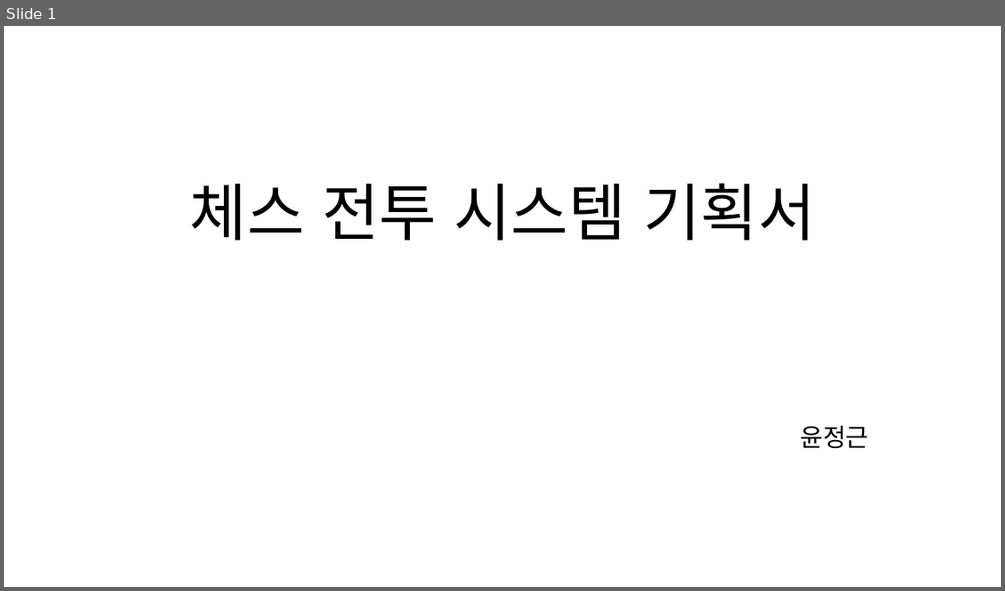
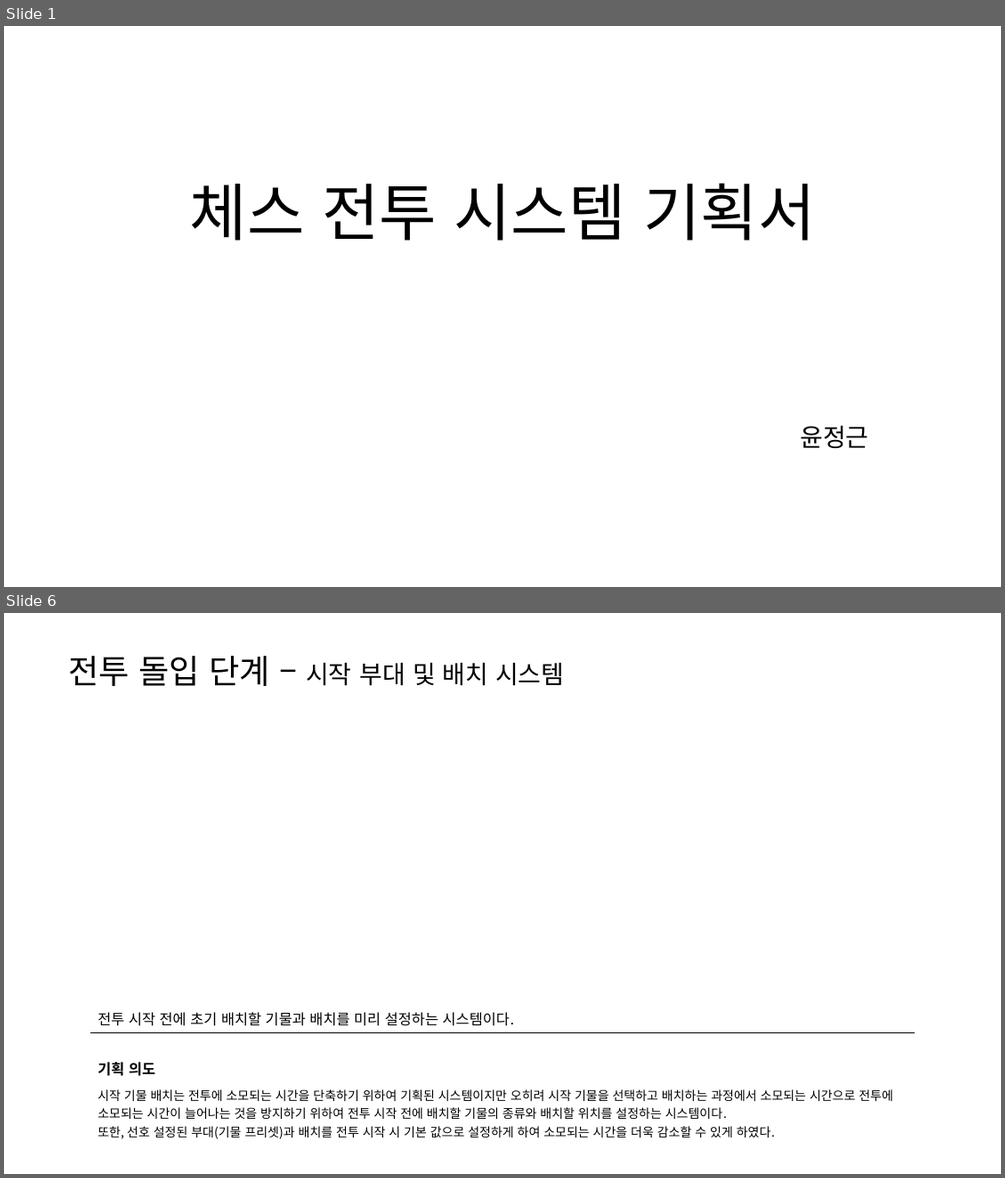
Before and after one commit to yjk0401/unityenginebasic_9th, a slide deck: 기획/체스/체스 전투 시스템 기획서.pptx. Shown one above the other, each under a label of ours: slide 1 before the commit, slides 1 and 6 after it; the slides between them are not shown. The pictures are 1005x591 and 1005x1178 pixels, drawn with LibreOffice and Linux fonts; fonts in the diff are those of the drawing. Boxes give left, top, right and bottom in pixels: in the first picture for what was removed or moved away, otherwise in the second. Text is boxed around its words. In the diff, an @@ line names an element or a change of style, - is before the commit and + after.

```diff
--- a/기획/체스/체스 전투 시스템 기획서.pptx
+++ b/기획/체스/체스 전투 시스템 기획서.pptx
@@ slide 6 added at box(4, 613, 1001, 1174), background #FFFFFF @@
@@ text added at box(68, 656, 564, 686), 24 pt, text #000000 @@
+전투 돌입 단계 – 시작 부대 및 배치 시스템
@@ table added at box(90, 1004, 914, 1143), 3 rows, 1 columns @@
+전투 시작 전에 초기 배치할 기물과 배치를 미리 설정하는 시스템이다.
+기획 의도
+시작 기물 배치는 전투에 소모되는 시간을 단축하기 위하여 기획된 시스템이지만 오히려 시작 기물을 선택하고 배치하는 과정에서 소모되는 시간으로 전투에 소모되는 시간이 늘어나는 것을 방지하기 위하여 전투 시작 전에 배치할 기물의 종류와 배치할 위치를 설정하는 시스템이다. / 또한, 선호 설정된 부대(기물 프리셋)과 배치를 전투 시작 시 기본 값으로 설정하게 하여 소모되는 시간을 더욱 감소할 수 있게 하였다.
```
Also in this commit, not shown: 3 slides changed, 6 other slides added, 1 other file.
